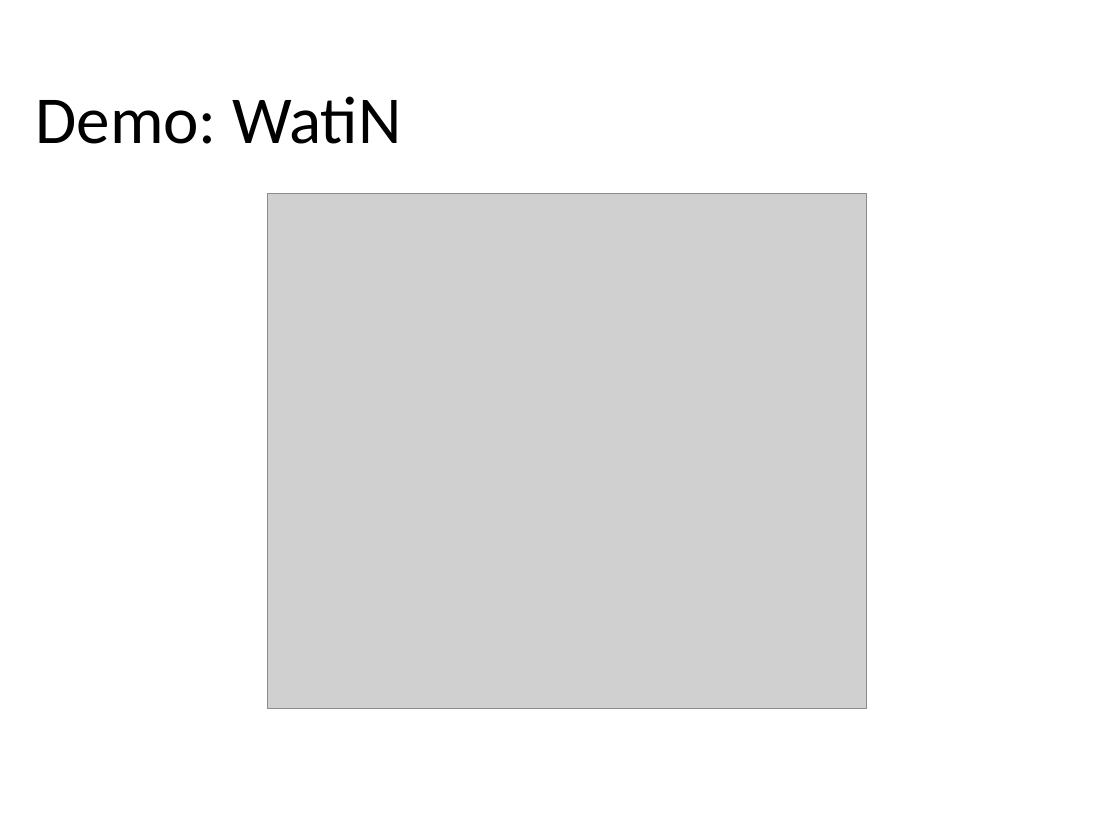
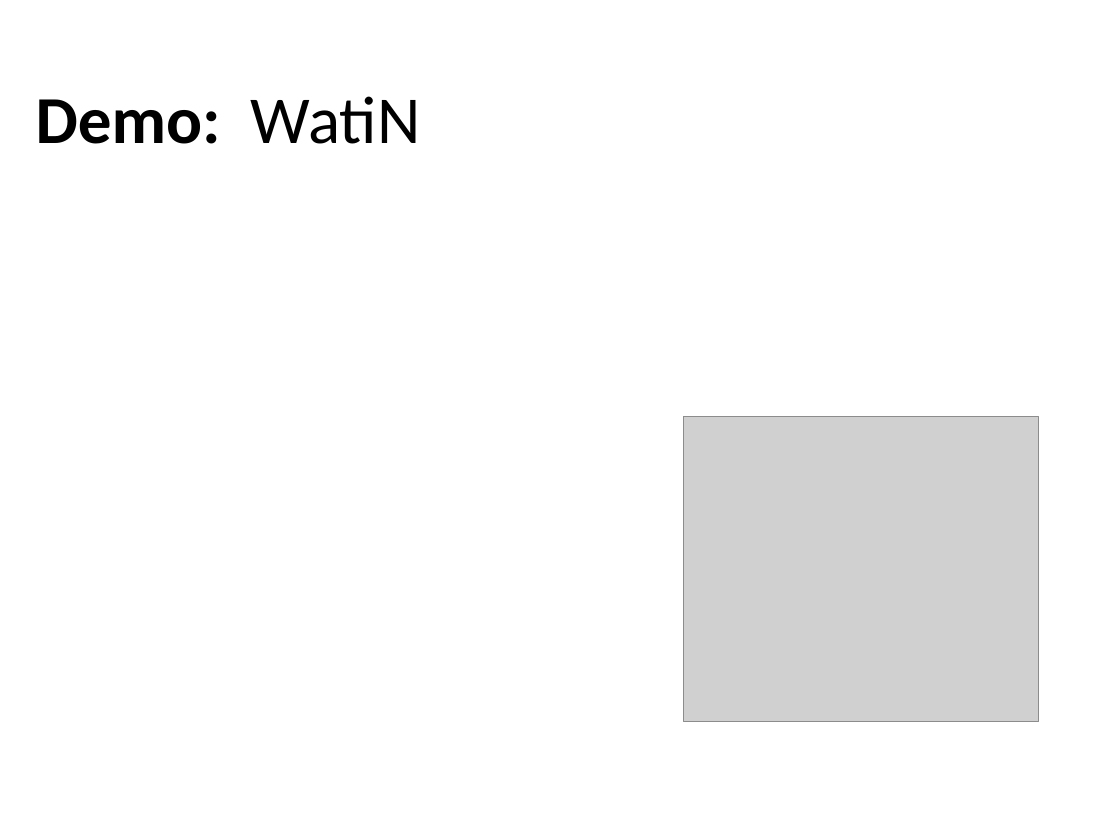
Before and after one commit to kburnell/TestDrivingASP.NETMVC, a slide deck: slide 25 of TestDrivingASP.NETMVC.pptx. Drawn at 1120x840 pixels with LibreOffice and Linux fonts; fonts in the diff are those of the drawing; grey boxes stand for pictures; background and template pictures are left out. Boxes give left, top, right and bottom in pixels: in the first picture for what was removed or moved away, otherwise in the second. Text is boxed around its words. In the diff, an @@ line names an element or a change of style, - is before the commit and + after.

```diff
--- a/TestDrivingASP.NETMVC.pptx
+++ b/TestDrivingASP.NETMVC.pptx
@@ text "Demo: WatiN" at [36, 96, 420, 144]: bold on in "Demo:" @@
@@ picture: place and size @@
-picture at [268, 193, 866, 707]
+picture at [683, 417, 1038, 722]
```
Also in this commit, not shown: 3 other slides changed, 2 other files.
